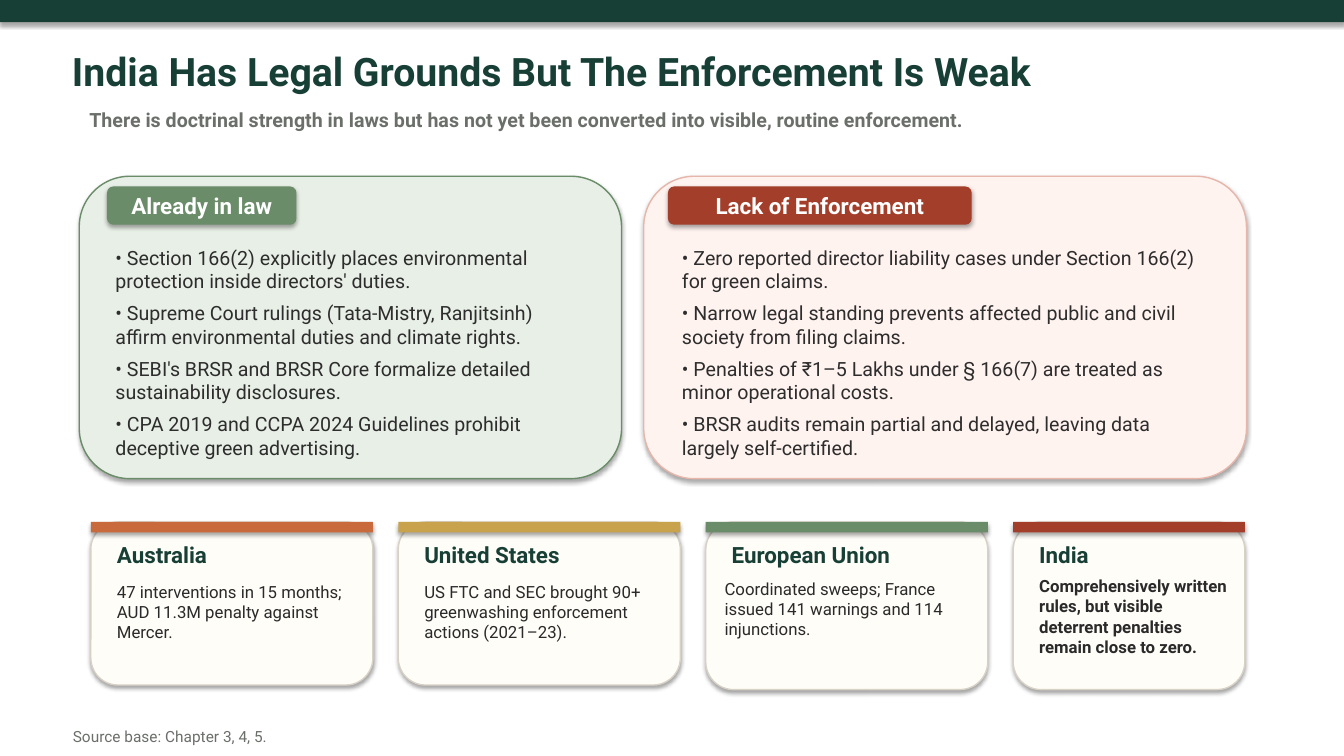
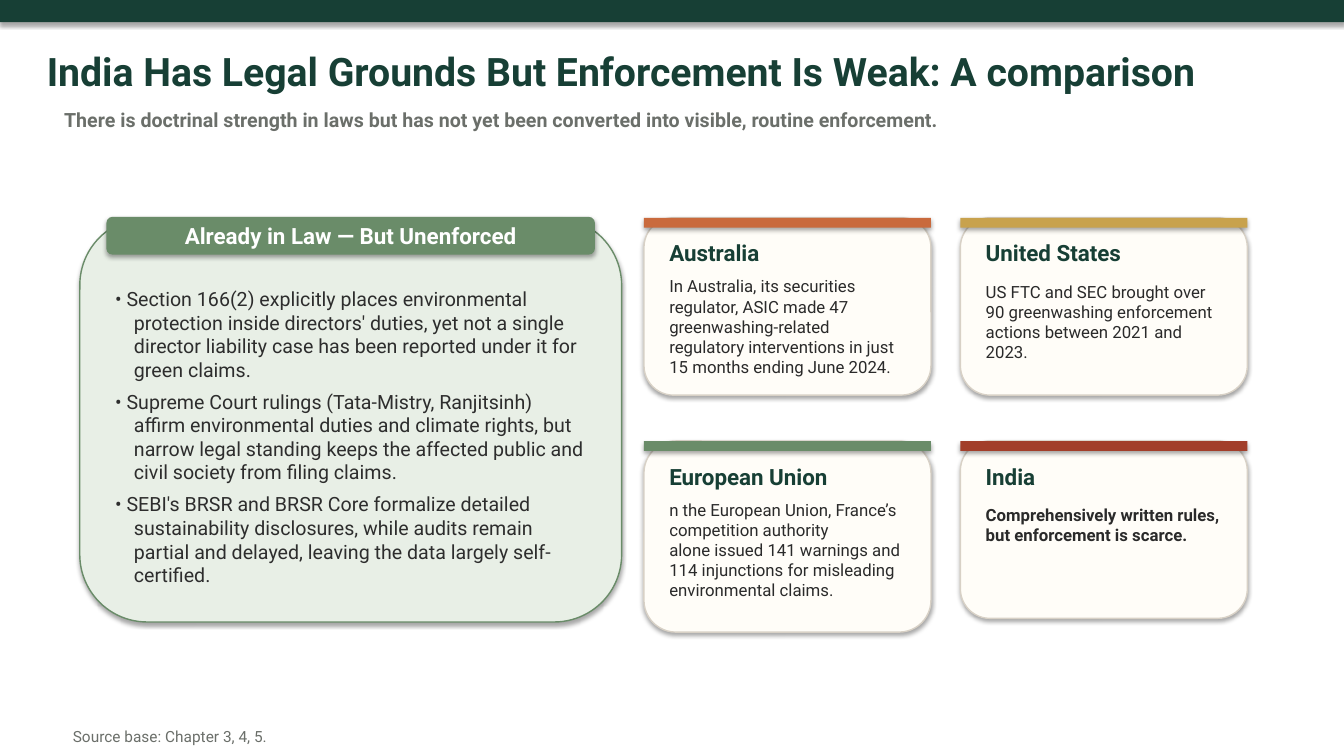
Before and after one commit to atul516/Final-VIva, a slide deck: slide 15 of Thesis Defence Presentation Final.pptx. Drawn at 1344x756 pixels with LibreOffice and Linux fonts; fonts in the diff are those of the drawing. Boxes give left, top, right and bottom in pixels: in the first picture for what was removed or moved away, otherwise in the second. Text is boxed around its words. In the diff, an @@ line names an element or a change of style, - is before the commit and + after.

```diff
--- a/Thesis Defence Presentation Final.pptx
+++ b/Thesis Defence Presentation Final.pptx
@@ text at (x1=47, y1=56, x2=1195, y2=94): text changed @@
-India Has Legal Grounds But The Enforcement Is Weak
+India Has Legal Grounds But Enforcement Is Weak: A comparison
@@ text "There is doctrinal strength in ..." moved from (x1=89, y1=112, x2=963, y2=131) to (x1=64, y1=112, x2=938, y2=131) @@
@@ rounded rectangle removed at (x1=644, y1=176, x2=1247, y2=479) @@
@@ rounded rectangle removed at (x1=668, y1=187, x2=972, y2=225) @@
-Lack of Enforcement
@@ rounded rectangle resized from (x1=80, y1=176, x2=622, y2=479) to (x1=80, y1=218, x2=622, y2=622) @@
@@ rounded rectangle "Already in Law — But ..." resized from (x1=107, y1=187, x2=296, y2=225) to (x1=107, y1=217, x2=596, y2=255) @@
@@ text in rounded rectangle at (x1=185, y1=227, x2=516, y2=249): text changed @@
-Already in law
+Already in Law — But Unenforced
@@ rectangle resized from (x1=91, y1=522, x2=373, y2=532) to (x1=644, y1=218, x2=932, y2=228) @@
@@ rounded rectangle resized from (x1=91, y1=522, x2=373, y2=686) to (x1=644, y1=218, x2=932, y2=395) @@
@@ text "Australia" moved from (x1=117, y1=546, x2=207, y2=564) to (x1=669, y1=244, x2=759, y2=262) @@
@@ rectangle resized from (x1=398, y1=522, x2=681, y2=532) to (x1=961, y1=218, x2=1248, y2=228) @@
@@ rounded rectangle resized from (x1=398, y1=522, x2=681, y2=686) to (x1=961, y1=218, x2=1248, y2=395) @@
@@ text "United States" moved from (x1=424, y1=546, x2=559, y2=564) to (x1=986, y1=244, x2=1121, y2=262) @@
@@ text removed at (x1=682, y1=249, x2=1195, y2=459) @@
-• Zero reported director liability cases under Section 166(2) for green claims.
-• Narrow legal standing prevents affected public and civil society from filing claims.
-• Penalties of ₹1–5 Lakhs under § 166(7) are treated as minor operational costs.
-• BRSR audits remain partial and delayed, leaving data largely self-certified.
@@ text at (x1=127, y1=290, x2=584, y2=582): text changed @@
-• Section 166(2) explicitly places environmental protection inside directors' duties.
-• Supreme Court rulings (Tata-Mistry, Ranjitsinh) affirm environmental duties and climate rights.
-• SEBI's BRSR and BRSR Core formalize detailed sustainability disclosures.
-• CPA 2019 and CCPA 2024 Guidelines prohibit deceptive green advertising.
+• Section 166(2) explicitly places environmental protection inside directors' duties, yet not a single director liability case has been reported under it for green claims.
+• Supreme Court rulings (Tata-Mistry, Ranjitsinh) affirm environmental duties and climate rights, but narrow legal standing keeps the affected public and civil society from filing claims.
+• SEBI's BRSR and BRSR Core formalize detailed sustainability disclosures, while audits remain partial and delayed, leaving the data largely self-certified.
@@ text at (x1=669, y1=279, x2=894, y2=377): text changed @@
-47 interventions in 15 months; AUD 11.3M penalty against Mercer.
+In Australia, its securities regulator, ASIC made 47 greenwashing-related regulatory interventions in just 15 months ending June 2024.
@@ text at (x1=986, y1=285, x2=1212, y2=358): text changed @@
-US FTC and SEC brought 90+ greenwashing enforcement actions (2021–23).
+US FTC and SEC brought over 90 greenwashing enforcement actions between 2021 and 2023.
@@ rounded rectangle resized from (x1=706, y1=522, x2=988, y2=690) to (x1=644, y1=442, x2=932, y2=633) @@
@@ rectangle resized from (x1=706, y1=522, x2=988, y2=532) to (x1=644, y1=442, x2=932, y2=452) @@
@@ rounded rectangle resized from (x1=1013, y1=522, x2=1245, y2=690) to (x1=961, y1=442, x2=1248, y2=619) @@
@@ rectangle resized from (x1=1013, y1=522, x2=1245, y2=532) to (x1=961, y1=442, x2=1248, y2=452) @@
@@ text "European Union" moved from (x1=732, y1=546, x2=890, y2=568) to (x1=669, y1=468, x2=827, y2=490) @@
@@ text "India" moved from (x1=1039, y1=546, x2=1089, y2=564) to (x1=986, y1=468, x2=1036, y2=486) @@
@@ text at (x1=669, y1=503, x2=900, y2=596): text changed @@
-Coordinated sweeps; France issued 141 warnings and 114 injunctions.
+n the European Union, France’s competition authority
+alone issued 141 warnings and 114 injunctions for misleading environmental claims.
@@ text at (x1=986, y1=508, x2=1219, y2=541): text changed @@
-Comprehensively written rules, but visible deterrent penalties remain close to zero.
+Comprehensively written rules, but enforcement is scarce.
```
Also in this commit, not shown: 5 other slides changed, 1 slide added, 2 slides removed.
